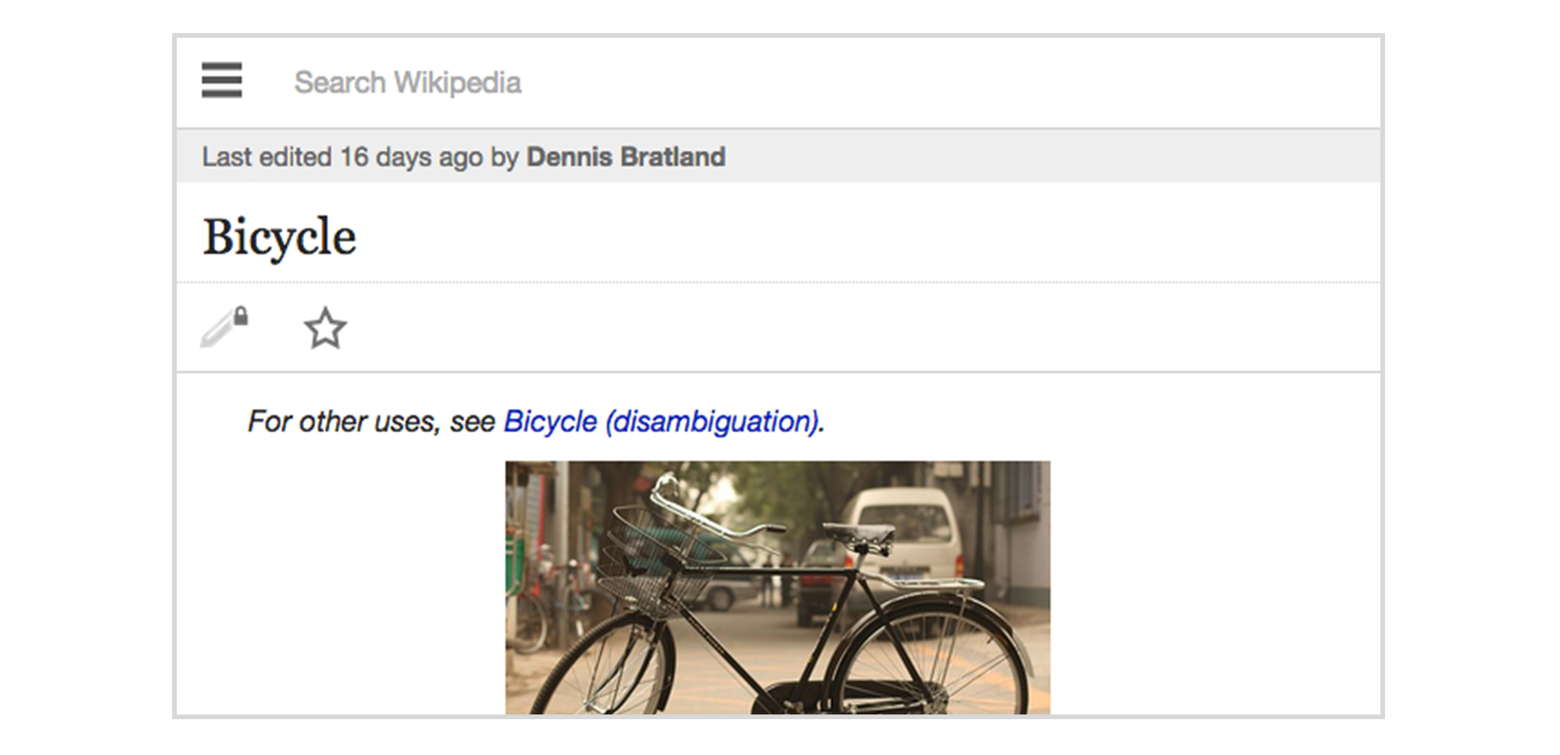
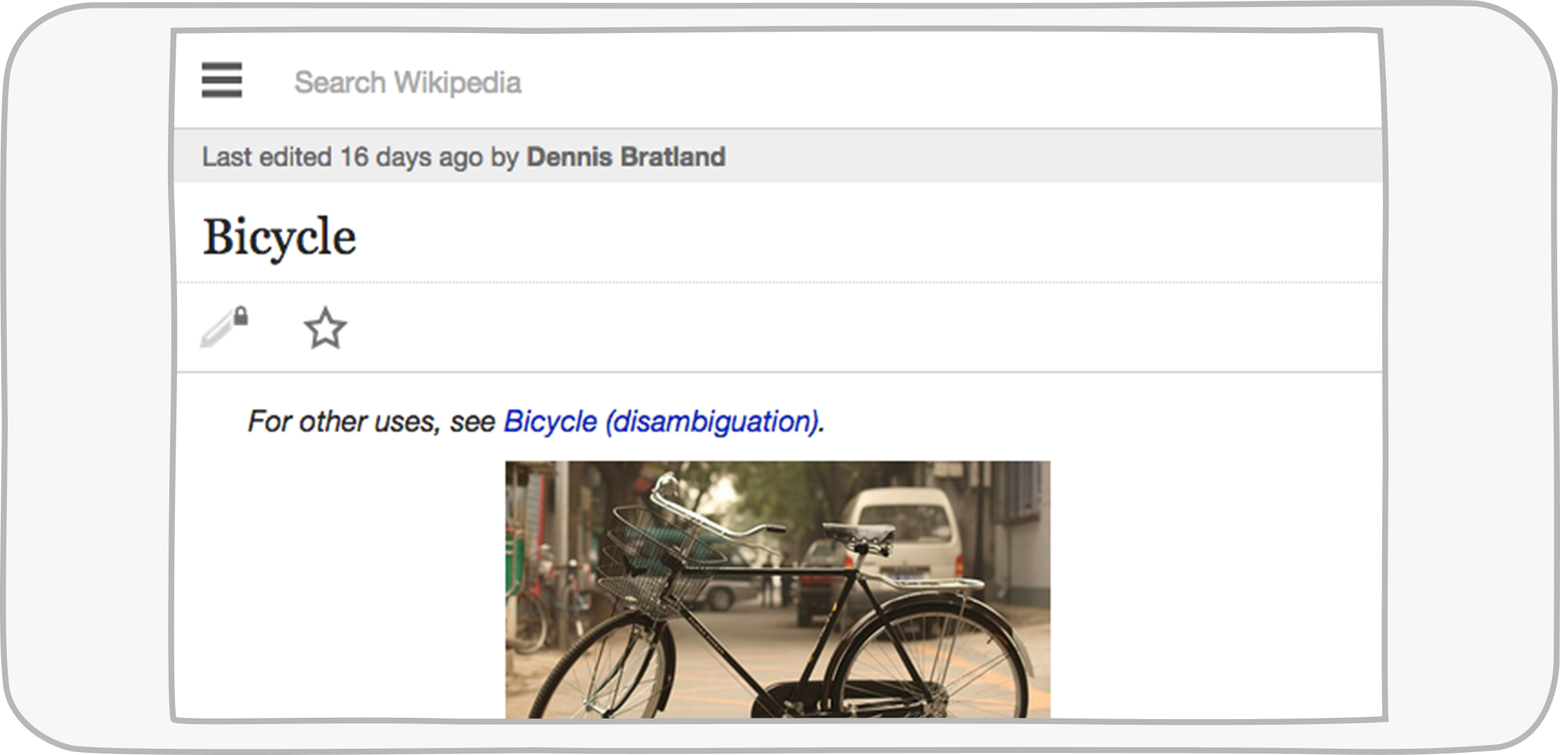
Two versions of the same layered image (w=1560, h=755). Layer-by-layer changes:
showed "phone" over left=0, top=0, right=1560, bottom=755
hid "Rectangle 1" over left=172, top=33, right=1386, bottom=719
